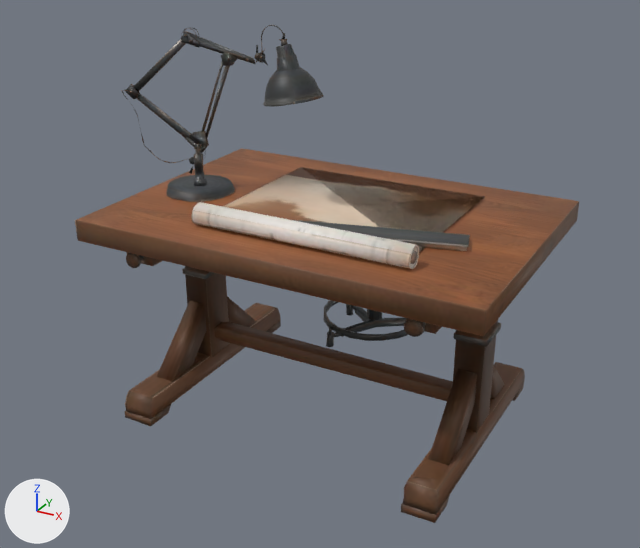
Renders of the glTF model game/public/assets/models/office-drafting-table.glb from each side of a commit.
Before and after are seen from a 50 mm camera at (1.165, -2.18, 1.476) aimed at (0.005, -0.07, 0.421). Every picture has the same lights, and +X, +Y and +Z are marked at lower left. The older version comes first. Vertices at exactly the same position are counted once.

The first picture shows 'drafting-table'.
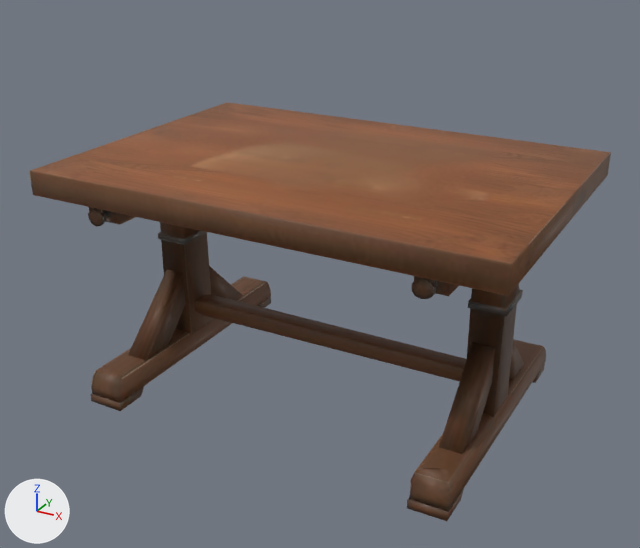
Patch to the scene script:
```diff
--- a/game/public/assets/models/office-drafting-table.glb.py
+++ b/game/public/assets/models/office-drafting-table.glb.py
@@ me_drafting_table @@
-me_drafting_table.from_pydata(...)  # 1876 vertices, 3308 faces; spans x -0.65..0.65, y -0.501..0.501, z 0.0..1.136
+me_drafting_table.from_pydata(...)  # 443 vertices, 753 faces; spans x -0.692..0.692, y -0.487..0.487, z 0.0..0.75
+# me_drafting_table part 1: the loose piece of 8 vertices spanning x 0.458..0.551, y -0.463..-0.362, z 0.0..0.023 is scaled about its middle by 1.18, then moved by (0.016, 0.029, 0.002)
+# me_drafting_table part 2: the loose piece of 12 vertices spanning x -0.372..-0.354, y -0.465..-0.42, z 0.525..0.546 is scaled about its middle by 1.18, then moved by (-0.137, 0.024, 0.094)
+# me_drafting_table part 3: the loose piece of 33 vertices spanning x -0.356..0.467, y -0.123..-0.066, z 0.136..0.182 is multiplied about its middle by the matrix ((1.176, 0.0, 0.0), (0.0, 1.176, 0.0), (0.0, 0.0, 1.176)), then moved by (-0.063, 0.085, 0.028)
+# me_drafting_table part 4: the loose piece of 22 vertices spanning x 0.448..0.495, y -0.47..-0.459, z 0.514..0.558 is scaled about its middle by 1.18, then moved by (0.01, 0.02, 0.094)
+# me_drafting_table part 5: the loose piece of 22 vertices spanning x -0.385..-0.338, y -0.47..-0.459, z 0.515..0.56 is scaled about its middle by 1.18, then moved by (-0.136, 0.02, 0.095)
+# me_drafting_table part 6: the loose piece of 42 vertices spanning x 0.454..0.552, y -0.149..-0.03, z 0.081..0.581 is multiplied about its middle by the matrix ((1.176, 0.0, 0.0), (0.0, 1.176, 0.0), (0.0, 0.0, 1.176)), then moved by (0.016, 0.086, 0.058)
+# me_drafting_table part 7: the loose piece of 42 vertices spanning x -0.444..-0.35, y -0.149..-0.028, z 0.081..0.582 is multiplied about its middle by the matrix ((1.176, 0.0, 0.0), (0.0, 1.176, 0.0), (0.0, 0.0, 1.176)), then moved by (-0.143, 0.086, 0.058)
+# me_drafting_table part 8: the loose piece of 10 vertices spanning x 0.45..0.494, y -0.464..-0.459, z 0.535..0.58 is scaled about its middle by 1.18, then moved by (0.01, 0.021, 0.098)
+# me_drafting_table part 9: the loose piece of 10 vertices spanning x 0.474..0.53, y -0.058..0.145, z 0.063..0.27 is scaled about its middle by 1.18, then moved by (0.016, 0.11, 0.029)
+# me_drafting_table part 10: the loose piece of 10 vertices spanning x -0.426..-0.365, y -0.338..-0.124, z 0.061..0.27 is scaled about its middle by 1.18, then moved by (-0.142, 0.061, 0.029)
+# me_drafting_table part 11: the loose piece of 10 vertices spanning x 0.474..0.53, y -0.336..-0.124, z 0.063..0.27 is scaled about its middle by 1.18, then moved by (0.016, 0.062, 0.029)
+# me_drafting_table part 12: the loose piece of 8 vertices spanning x -0.452..-0.353, y 0.187..0.287, z 0.001..0.023 is scaled about its middle by 1.18, then moved by (-0.144, 0.144, 0.002)
+# me_drafting_table part 13: the loose piece of 10 vertices spanning x -0.426..-0.366, y -0.058..0.143, z 0.063..0.27 is scaled about its middle by 1.18, then moved by (-0.142, 0.11, 0.029)
+# me_drafting_table part 14: the loose piece of 8 vertices spanning x -0.452..-0.353, y -0.462..-0.362, z 0.001..0.023 is scaled about its middle by 1.18, then moved by (-0.144, 0.03, 0.002)
+# me_drafting_table part 15: the loose piece of 8 vertices spanning x 0.458..0.551, y 0.187..0.287, z 0.001..0.023 is scaled about its middle by 1.18, then moved by (0.016, 0.144, 0.002)
+# me_drafting_table part 16: the loose piece of 22 vertices spanning x 0.458..0.551, y -0.458..0.29, z 0.022..0.086 is rebuilt with 22 vertices and now spans x 0.466..0.576, y -0.436..0.443, z 0.026..0.101
+# me_drafting_table part 17: a new loose piece of 21 vertices spanning x -0.605..-0.491, y -0.436..0.445, z 0.026..0.101, in mat_office_drafting_table
+# me_drafting_table part 18: a new loose piece of 16 vertices spanning x -0.692..0.692, y -0.487..0.487, z 0.675..0.75, in mat_office_drafting_table
+# me_drafting_table part 19: 64 loose pieces with 1472 vertices, spanning x -0.65..0.51, y -0.458..0.501, z 0.022..1.136, are deleted
+# me_drafting_table part 20: 16 vertices removed from x -0.526..0.65, y -0.501..0.328, z 0.574..0.638; 18 vertices added at x -0.54..0.527, y -0.399..0.41, z 0.6..0.68
+# other edits to the shape of me_drafting_table do not show in these pictures
 me_drafting_table.materials.append(mat_office_drafting_table)
```

Location of each change, (x1, y1, x2, y2) in pixels of the pictures (640 x 548 px; the box of a moved part takes in the faces that stretch with it):
'drafting-table', reshaped (15% wider, 16% shorter)
    before: (75, 25, 579, 523)
    after: (29, 102, 611, 521)
part 1 of me_drafting_table, moved or reshaped
    before: (401, 495, 450, 523)
    after: (407, 488, 464, 521)
part 2 of me_drafting_table, moved or reshaped
    before: (139, 255, 144, 259)
    after: (103, 210, 110, 217)
part 3 of me_drafting_table, moved or reshaped
    before: (214, 322, 453, 401)
    after: (195, 294, 467, 382)
part 4 of me_drafting_table, moved or reshaped
    before: (404, 319, 425, 337)
    after: (412, 278, 436, 299)
part 5 of me_drafting_table, moved or reshaped
    before: (126, 253, 141, 268)
    after: (88, 208, 106, 227)
part 6 of me_drafting_table, moved or reshaped
    before: (453, 320, 501, 432)
    after: (466, 284, 523, 417)
part 7 of me_drafting_table, moved or reshaped
    before: (182, 266, 230, 357)
    after: (158, 222, 213, 334)
part 8 of me_drafting_table, moved or reshaped (not visible before)
    after: (415, 276, 435, 284)
part 9 of me_drafting_table, moved or reshaped
    before: (491, 365, 505, 399)
    after: (509, 341, 524, 379)
part 10 of me_drafting_table, moved or reshaped
    before: (157, 300, 207, 382)
    after: (128, 270, 186, 361)
part 11 of me_drafting_table, moved or reshaped
    before: (429, 369, 477, 465)
    after: (439, 342, 495, 454)
part 12 of me_drafting_table, moved or reshaped
    before: (266, 321, 281, 333)
    after: (257, 297, 271, 308)
part 13 of me_drafting_table, moved or reshaped
    before: (227, 297, 255, 327)
    after: (209, 266, 242, 300)
part 14 of me_drafting_table, moved or reshaped
    before: (124, 404, 171, 426)
    after: (90, 386, 144, 411)
part 15 of me_drafting_table, moved or reshaped
    before: (513, 383, 524, 401)
    after: (533, 363, 545, 383)
part 16 of me_drafting_table, rebuilt (12% wider, 13% taller)
    before: (403, 362, 525, 515)
    after: (409, 339, 546, 512)
part 17 of me_drafting_table, added (brown)
    after: (91, 276, 271, 403)
part 18 of me_drafting_table, added (brown)
    after: (29, 102, 611, 296)
part 19 of me_drafting_table, deleted
    before: (122, 25, 485, 419)
part 20 of me_drafting_table, moved or reshaped (mostly hidden afterwards)
    before: (75, 148, 579, 336)
    after: (105, 211, 459, 296)
